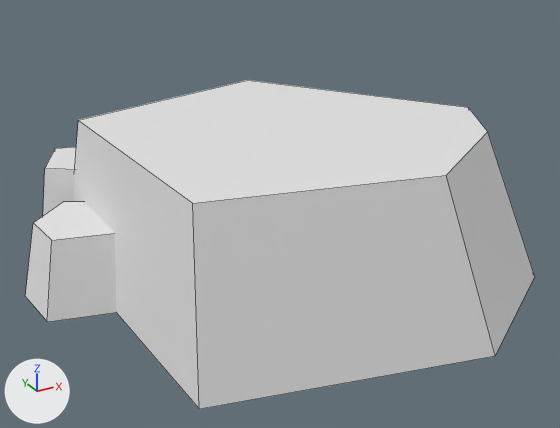
What one commit did to the FBX model Assets/Levels/Art/FBX/rocks2.fbx.
Camera for both pictures: a camera (50 mm lens) standing at (-2.38, -3.92, 2.25) and looking at (-0.36, -0.26, 0.42). The axes (+X, +Y, +Z) are drawn at lower left. The lights are the same throughout. Mesh edges are drawn as thin lines.

In view in the first picture: 'Rocks2'.
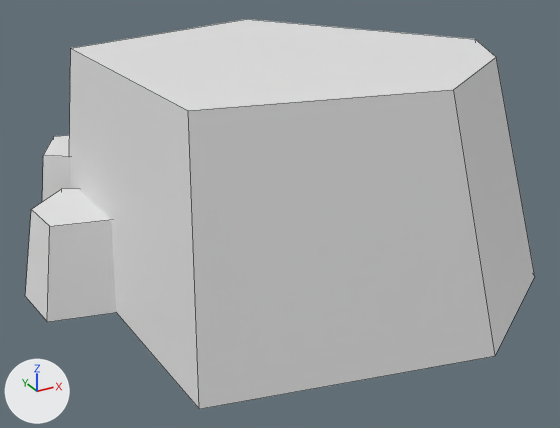
Boxes (x1, y1, x2, y2) around the edits, measured in the pictures (560 x 428 px; the box of a moved part takes in the faces that stretch with it):
'Rocks2', reshaped (18% taller): before (25, 80, 535, 409); after (25, 19, 535, 409)
part 1 of me_plane_002, moved or reshaped: before (25, 147, 116, 322); after (25, 135, 116, 322)
part 2 of me_plane_002, moved or reshaped: before (74, 80, 534, 391); after (69, 19, 534, 391)

The change, as a list of edits to the scene's bpy script:
```text
Change me_plane_002:
    where me_plane_002.from_pydata(...)  # 32 vertices, 19 faces; spans x -1.78..1.3, y -1.53..1.13, z 0.0..0.92
    used by ob_rocks2; location = (0.0, 0.0, 0.0)
    me_plane_002 part 1: all 10 vertices in x -1.67..-0.93, y -0.11..1.01, z 0.45..0.61 are moved by (0.0, 0.0, 0.08)
    me_plane_002 part 2: all 6 vertices in x -1.29..0.9, y -1.24..0.9, z 0.92 are moved by (0.0, 0.0, 0.42)
```
